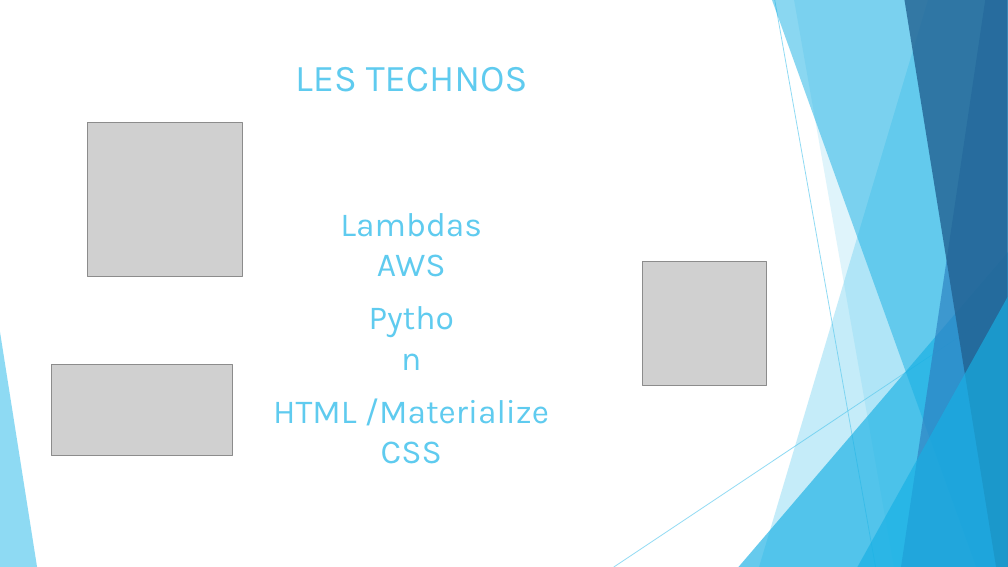
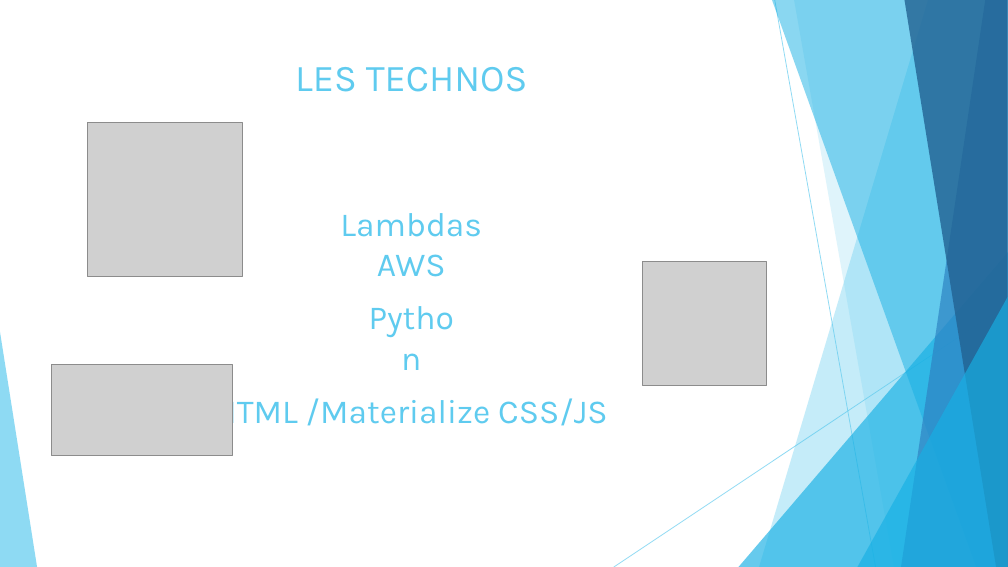
Before and after one commit to Nakache/Virtualisation, a slide deck: slide 5 of cloudcamp.pptx. Drawn at 1008x567 pixels with LibreOffice and Linux fonts; fonts in the diff are those of the drawing; grey boxes stand for pictures. Boxes give left, top, right and bottom in pixels: in the first picture for what was removed or moved away, otherwise in the second. Text is boxed around its words. In the diff, an @@ line names an element or a change of style, - is before the commit and + after.

```diff
--- a/cloudcamp.pptx
+++ b/cloudcamp.pptx
@@ text at (214, 393, 608, 432): text changed @@
-HTML /Materialize CSS
+HTML /Materialize CSS/JS
```
